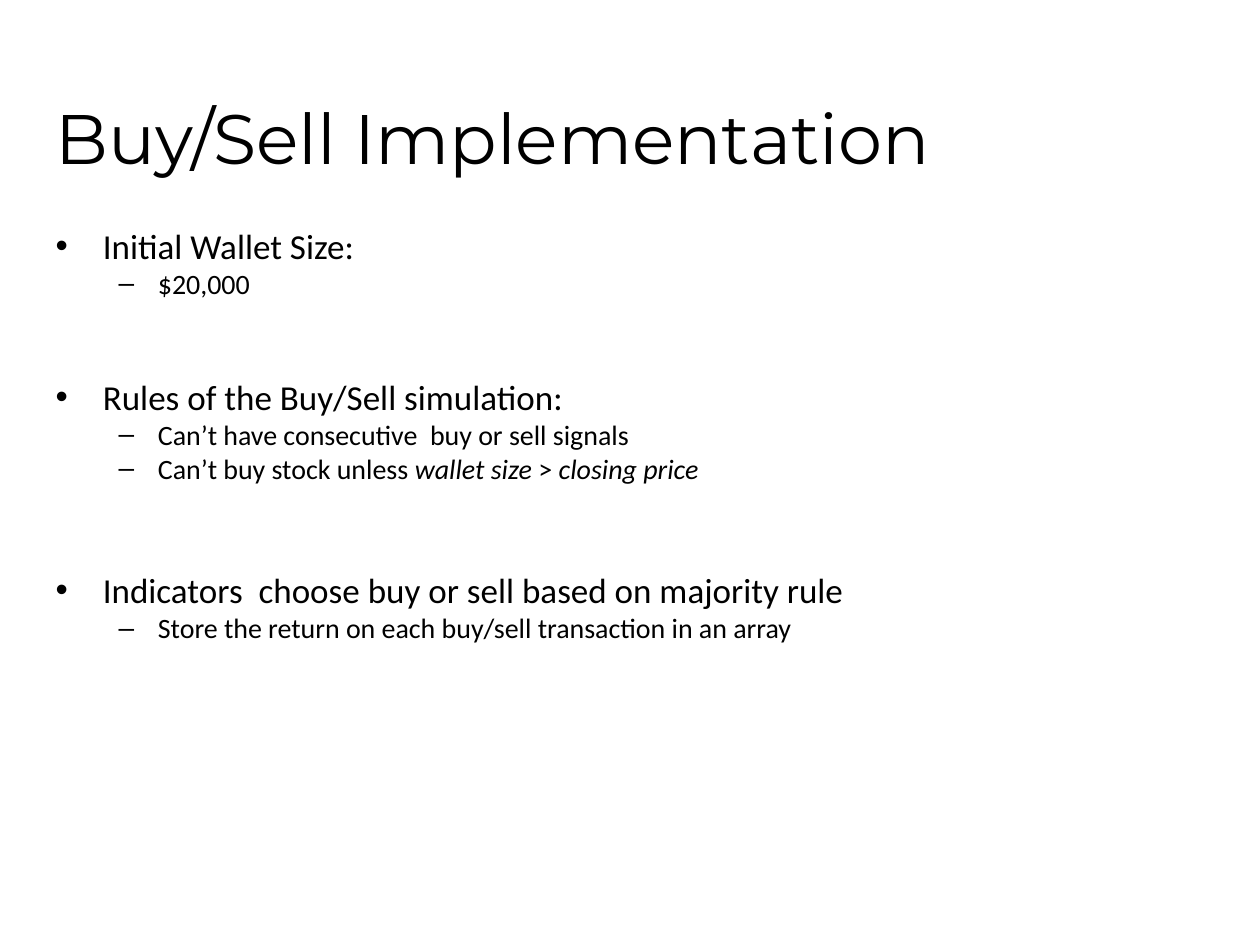
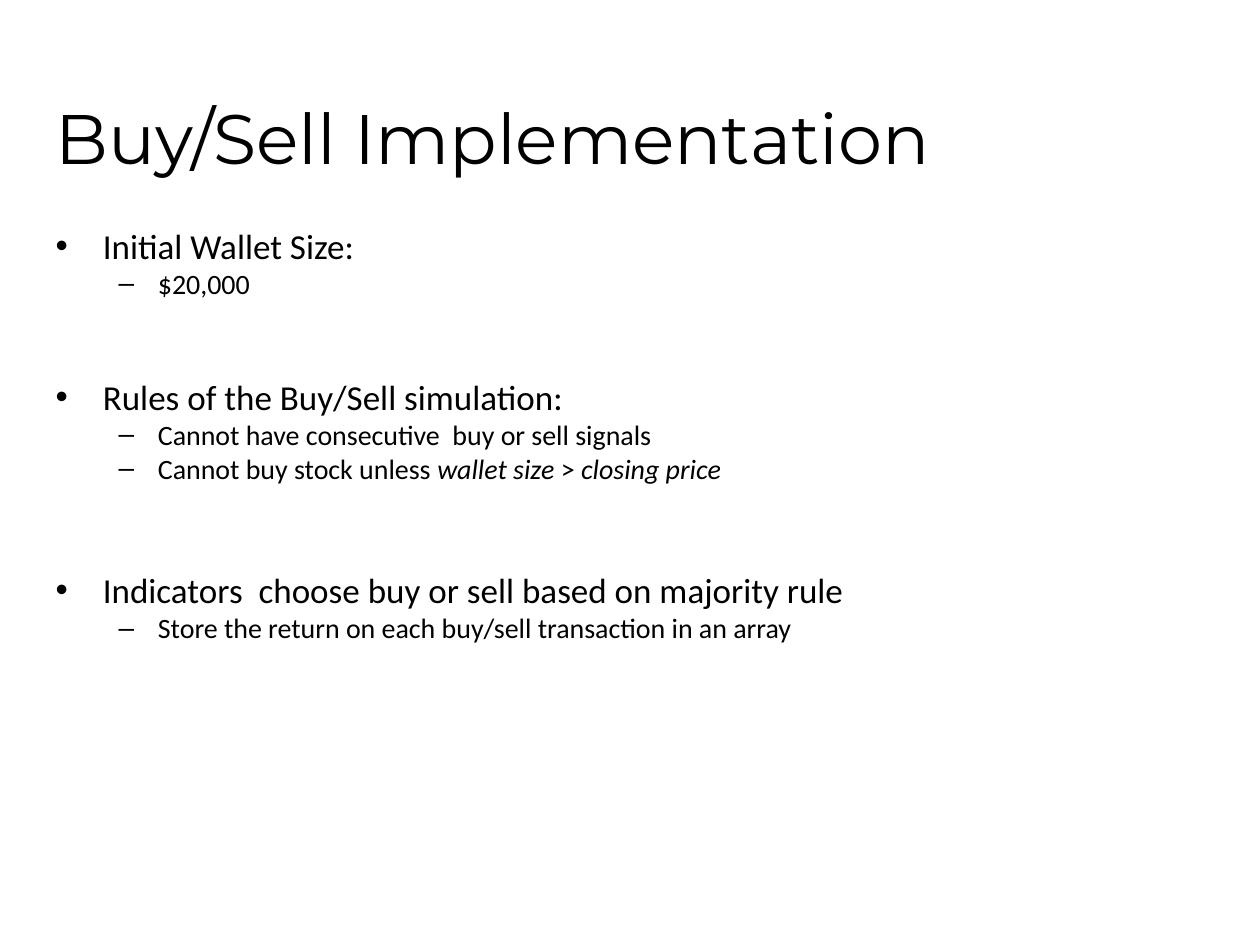
Before and after one commit to fhh23/Evolving-Stock-Market-Indicators-Using-Multi-Objective-Genetic-Algorithms, a slide deck: slide 17 of CSE848_Hormasji_Reiff_ProjectPresentation.pptx (slide 18 before the commit). Drawn at 1260x945 pixels with LibreOffice and Linux fonts; fonts in the diff are those of the drawing; background and template pictures are left out. Boxes give left, top, right and bottom in pixels: in the first picture for what was removed or moved away, otherwise in the second. Text is boxed around its words. In the diff, an @@ line names an element or a change of style, - is before the commit and + after.

```diff
--- a/CSE848_Hormasji_Reiff_ProjectPresentation.pptx
+++ b/CSE848_Hormasji_Reiff_ProjectPresentation.pptx
@@ text at <box>158,425,721,484</box>: text changed @@
-  – Can’t have consecutive buy or sell signals
-  – Can’t buy stock unless wallet size > closing price
+  – Cannot have consecutive buy or sell signals
+  – Cannot buy stock unless wallet size > closing price
```
Also in this commit, not shown: 10 other slides changed, 3 slides added, 1 slide removed, 3 other files.
